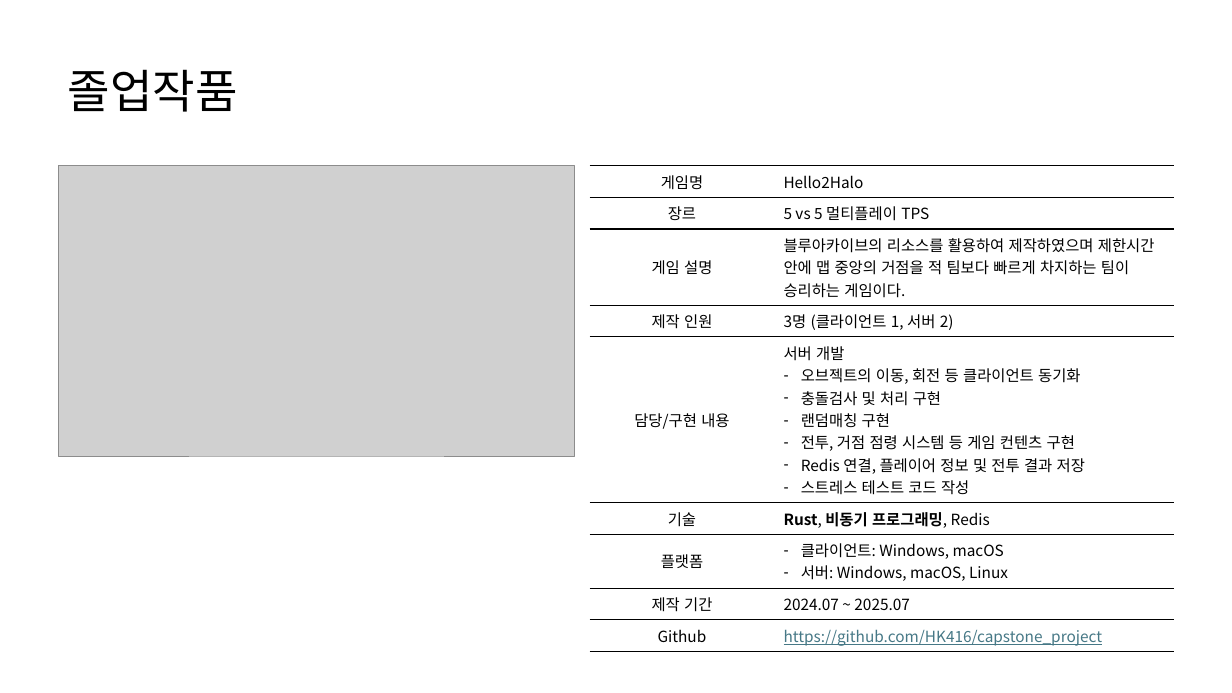
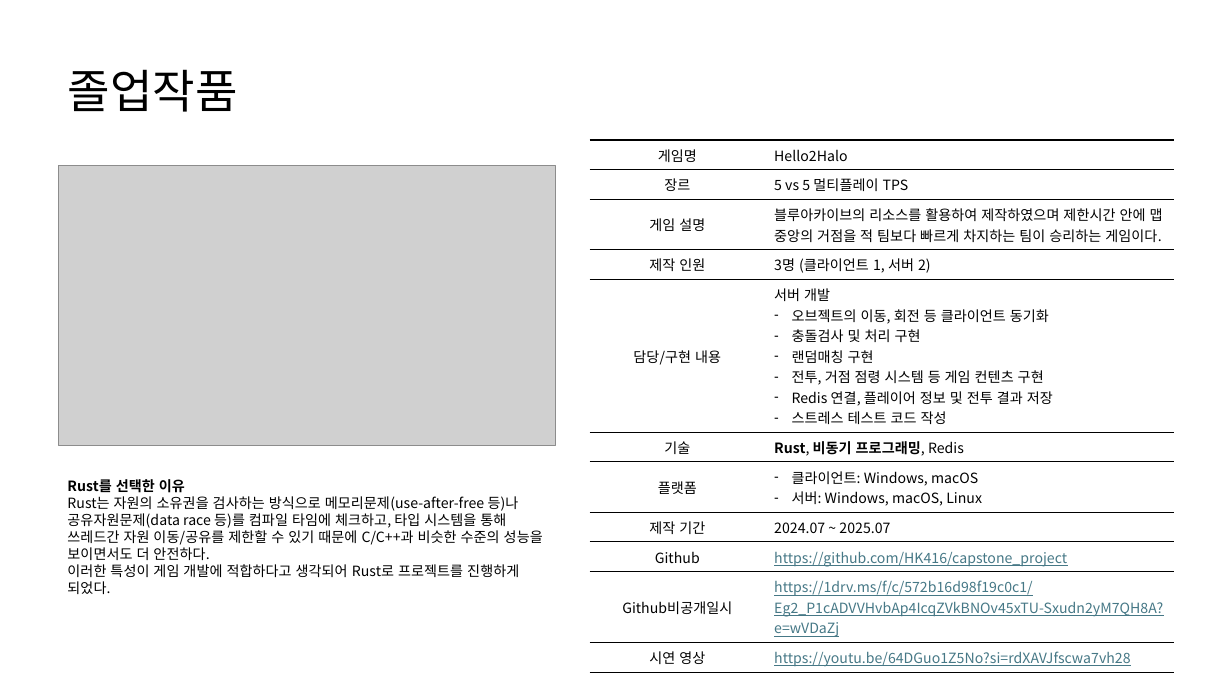
Before and after one commit to HK416/capstone_project, a slide deck: slide 3 of documents/포트폴리오/2020180028_이주형.pptx. Drawn at 1232x693 pixels with LibreOffice and Linux fonts; fonts in the diff are those of the drawing; grey boxes stand for pictures. Boxes give left, top, right and bottom in pixels: in the first picture for what was removed or moved away, otherwise in the second. Text is boxed around its words. In the diff, an @@ line names an element or a change of style, - is before the commit and + after.

```diff
--- a/documents/포트폴리오/2020180028_이주형.pptx
+++ b/documents/포트폴리오/2020180028_이주형.pptx
@@ table at <box>590,140,1174,671</box> @@
+row 10: Github비공개일시 | https://1drv.ms/f/c/572b16d98f19c0c1/Eg2_P1cADVVHvbAp4IcqZVkBNOv45xTU-Sxudn2yM7QH8A?e=wVDaZj
+row 11: 시연 영상 | https://youtu.be/64DGuo1Z5No?si=rdXAVJfscwa7vh28
@@ table: place and size @@
-table at <box>590,165,1174,650</box>
+table at <box>590,140,1174,671</box>
@@ picture: place and size @@
-picture at <box>58,165,575,456</box>
+picture at <box>58,165,555,445</box>
@@ text added at <box>67,479,543,594</box>, 11 pt, text #000000 @@
+Rust를 선택한 이유
+Rust는 자원의 소유권을 검사하는 방식으로 메모리문제(use-after-free 등)나 공유자원문제(data race 등)를 컴파일 타임에 체크하고, 타입 시스템을 통해 쓰레드간 자원 이동/공유를 제한할 수 있기 때문에 C/C++과 비슷한 수준의 성능을 보이면서도 더 안전하다.
+이러한 특성이 게임 개발에 적합하다고 생각되어 Rust로 프로젝트를 진행하게 되었다.
```
Also in this commit, not shown: 7 other slides changed, 5 slides added, 1 slide removed.
